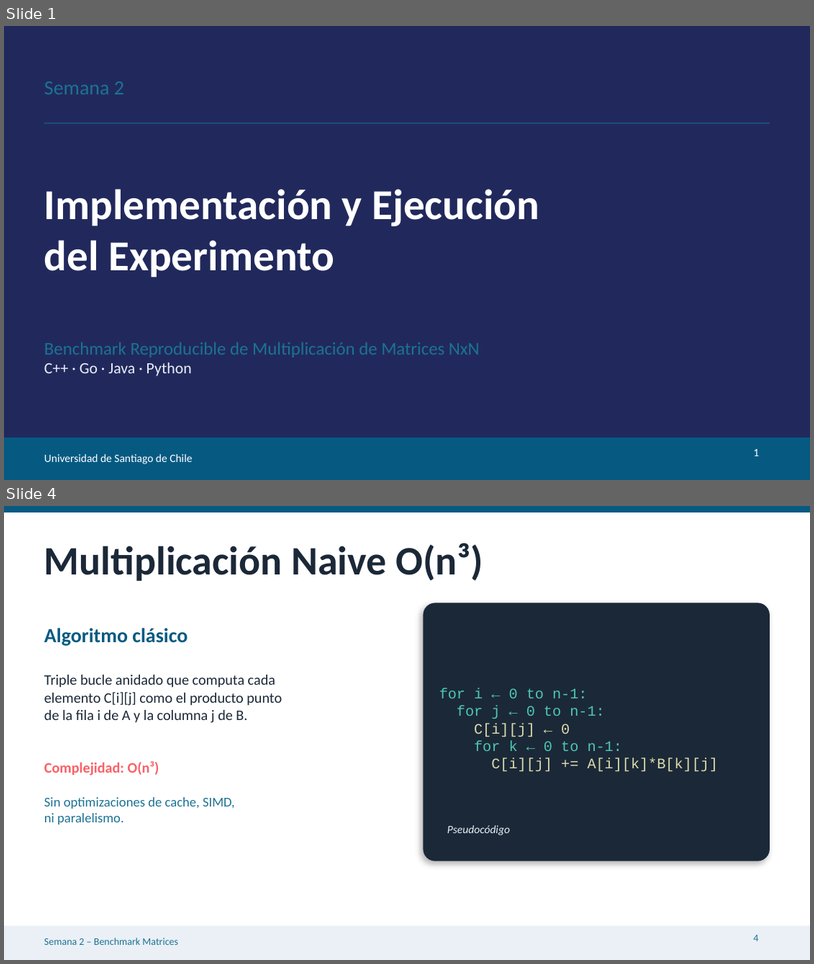
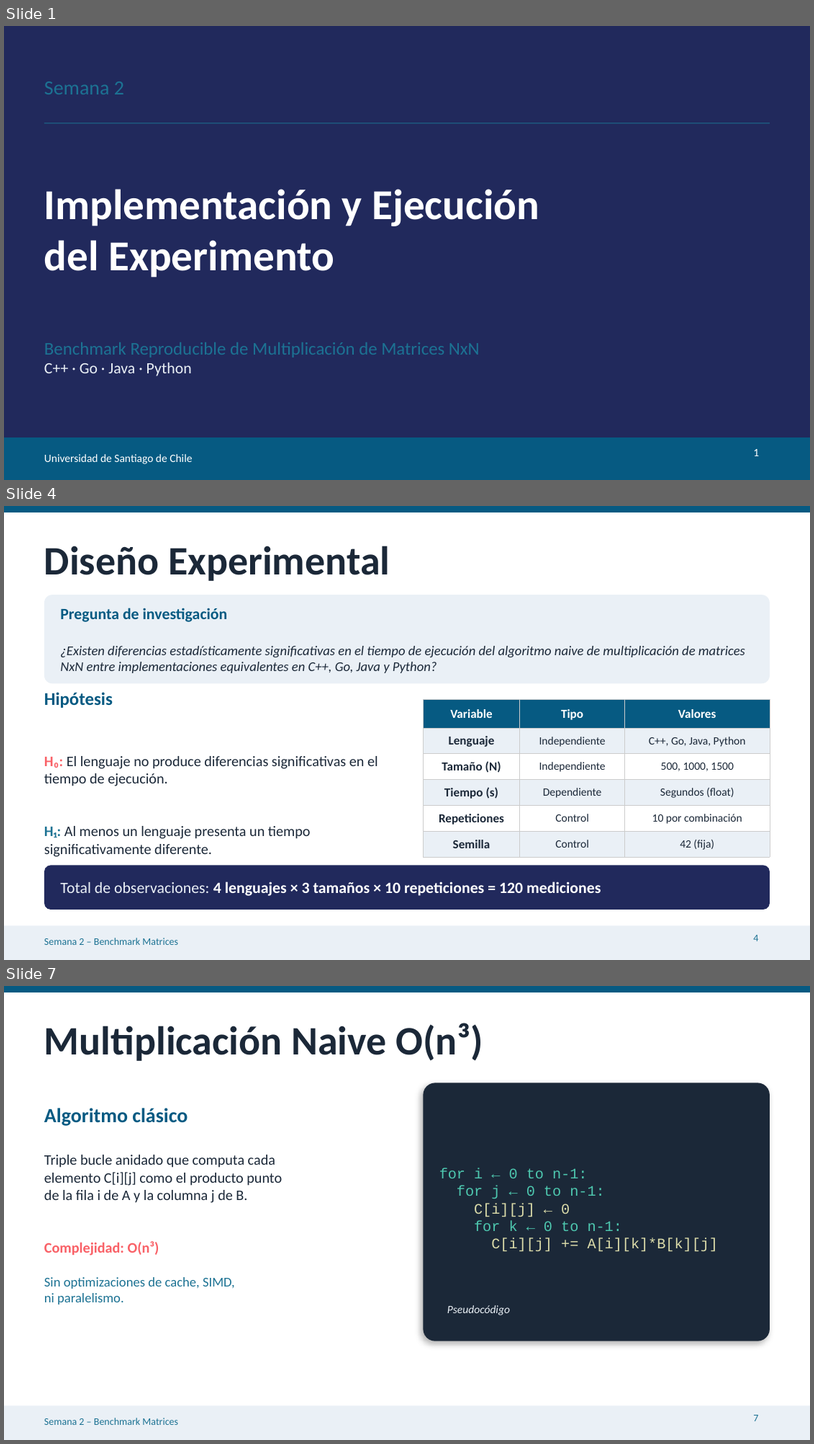
Before and after one commit to jffp-alt/matrix-benchmark, a slide deck: results/Semana2_Benchmark_Matrices.pptx. Shown one above the other, each under a label of ours: slides 1 and 4 before the commit, slides 1, 4 and 7 after it; the slides between them are not shown. The pictures are 814x964 and 814x1444 pixels, drawn with LibreOffice and Linux fonts; fonts in the diff are those of the drawing. Boxes give left, top, right and bottom in pixels: in the first picture for what was removed or moved away, otherwise in the second. Text is boxed around its words. In the diff, an @@ line names an element or a change of style, - is before the commit and + after.

```diff
--- a/results/Semana2_Benchmark_Matrices.pptx
+++ b/results/Semana2_Benchmark_Matrices.pptx
@@ slide 4 added at (4,506,810,960), background #FFFFFF; not listed: 3 template elements that a slide beside it also shows @@
@@ text added at (44,546,390,581), 36 pt, text #1B2838, bold @@
+Diseño Experimental
@@ rounded rectangle added at (44,595,770,683), fill #EAF0F6 @@
@@ text added at (60,608,746,673), 12 pt, text #1B2838, italic @@
+Pregunta de investigación
+¿Existen diferencias estadísticamente significativas en el tiempo de ejecución del algoritmo naive de multiplicación de matrices NxN entre implementaciones equivalentes en C++, Go, Java y Python?
@@ text added at (44,692,378,854), 13 pt, text #1B2838 @@
+Hipótesis
+H₀: El lenguaje no produce diferencias significativas en el tiempo de ejecución.
+H₁: Al menos un lenguaje presenta un tiempo significativamente diferente.
@@ table added at (423,700,770,852), 6 rows, 3 columns @@
+Variable | Tipo | Valores
+Lenguaje | Independiente | C++, Go, Java, Python
+Tamaño (N) | Independiente | 500, 1000, 1500
+Tiempo (s) | Dependiente | Segundos (float)
+Repeticiones | Control | 10 por combinación
+Semilla | Control | 42 (fija)
@@ rounded rectangle added at (44,865,770,909), fill #21295C @@
@@ text added at (60,881,601,896), 14 pt, text #FFFFFF, bold @@
+Total de observaciones: 4 lenguajes × 3 tamaños × 10 repeticiones = 120 mediciones
@@ page number added at (754,934,759,941), 9 pt, text #1C7293 @@
+4
@@ what was slide 4 is now slide 7 @@
@@ page number at (754,1414,759,1421): text changed @@
-4
+7
```
Also in this commit, not shown: 8 slides changed, 2 other slides added, 3 slides removed.
